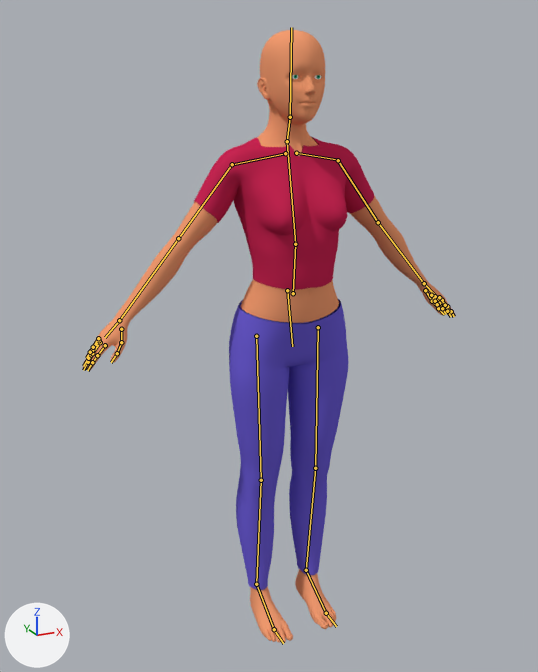
The Blender file Magistratus/Assets/Character Models/Students/fem_teen.blend as it was, and as the next commit left it.
Rendered twice from a 50 mm camera at (-7.9, -16.01, 13.88) aimed at (-0.44, 0.16, 8.14). The lights are fixed; the arrows at lower left show +X, +Y and +Z. Both versions are drawn at the pose saved in each file; the numbers are the values there. The bones that bend it are drawn over the model as lines.

The first picture shows 'female_teen', 'pants', 'shirt'.
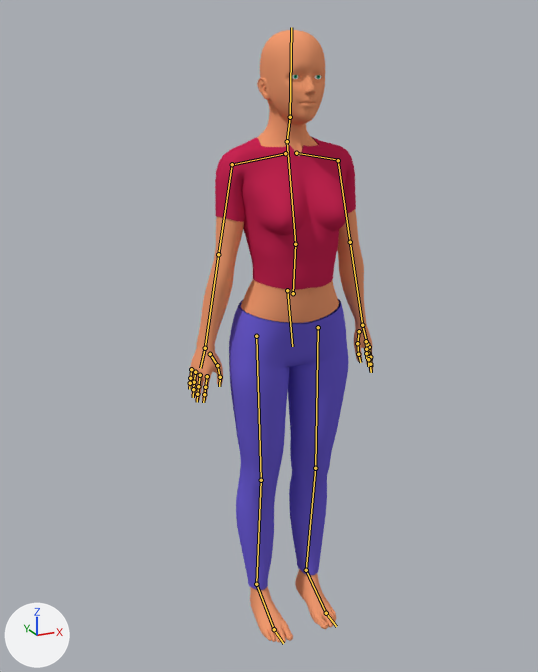
Pixel boxes (x1, y1, x2, y2) of what changed, in the pictures (538 x 672 px):
'female_teen', posed (50% narrower)
    before: (83, 30, 455, 643)
    after: (188, 30, 373, 643)
'shirt', posed (22% narrower)
    before: (194, 136, 374, 290)
    after: (215, 136, 356, 290)

The edits, one by one:
Bone 'IK_arm.L' (bone_ik_arm_l) moves from (0.0, 0.0, 0.0) to (0.45, -2.27, 0.0).
Bone 'IK_arm.R' (bone_ik_arm_r) moves from (0.0, 0.0, 0.0) to (-0.5, -2.39, 0.0).
